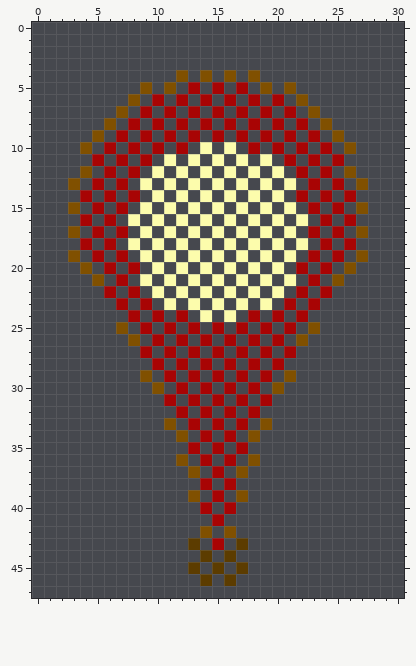
Edited in one commit: pixel-art sprite (landviewdattabs/landview_pinpnt/pointr_lunh.png). The first picture shows the starting point.
The file is 31x48 pixels.
Once edited:
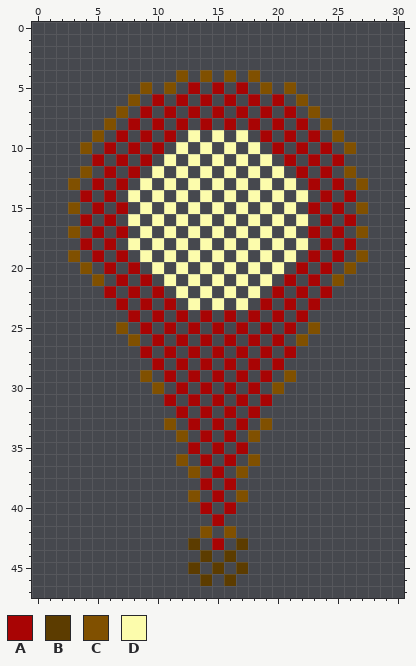
Palette (. is transparent): A #a80404  B #5c3c00  C #805000  D #fcfcac
The edit:
The edit turns colour D into colour A in row 21 at x 9 and 21; in row 22 at x 10 and 20; in row 23 at x 11 and 19; in row 24 at x 14 and 16.
The edit turns colour A into colour D in row 9 at x 13, 15 and 17; in row 10 at x 12 and 18; in row 14 at x 8 and 22.
